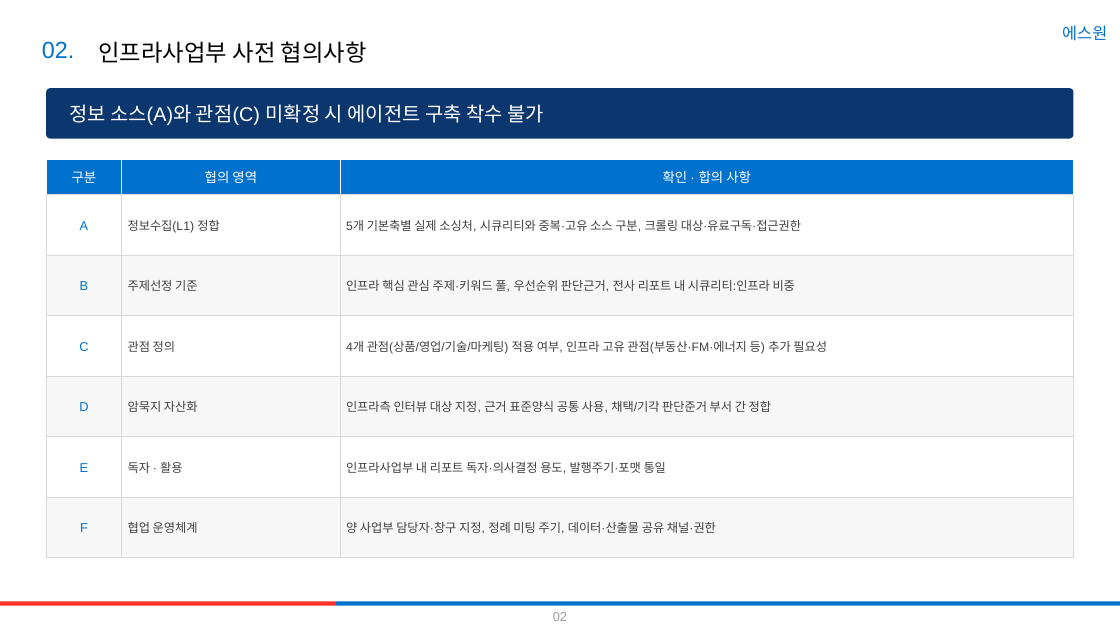
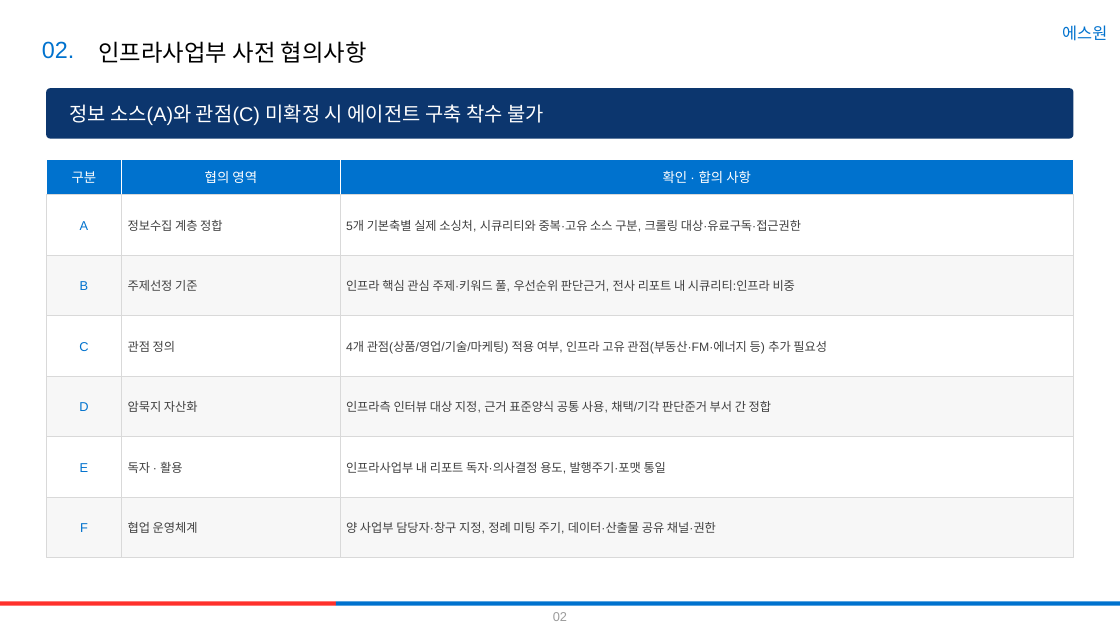
Before and after one commit to midoseo/E2E, a slide deck: slide 3 of 마켓센싱_리포트_AI전환_추진계획_에스원양식.pptx. Drawn at 1120x630 pixels with LibreOffice and Linux fonts; fonts in the diff are those of the drawing. Boxes give left, top, right and bottom in pixels: in the first picture for what was removed or moved away, otherwise in the second. Text is boxed around its words. In the diff, an @@ line names an element or a change of style, - is before the commit and + after.

Commit message:
용어 정합: AI 아키텍처 계층에서 L# 제거(이름/①~⑤로), 'L1~L6'은 회사 ERP 프로세스 전용화
- 과제정의서: 5계층 표 L1~L5→①~⑤, 본문 계층명으로
- 기획팀/추진계획 pptx: 계층 라벨 (L#) 제거
- 통합본: '정보수집(L1) 통합'→'정보수집 계층 통합' 개명, '수집자동화 설계(초안)' 시트 추가
- 구 (L1) 통합본 _archive 이동

```diff
--- a/마켓센싱_리포트_AI전환_추진계획_에스원양식.pptx
+++ b/마켓센싱_리포트_AI전환_추진계획_에스원양식.pptx
@@ text at (128, 220, 222, 231): text changed @@
-정보수집(L1) 정합
+정보수집 계층 정합
```
Also in this commit, not shown: 2 other slides changed, 4 other files.
